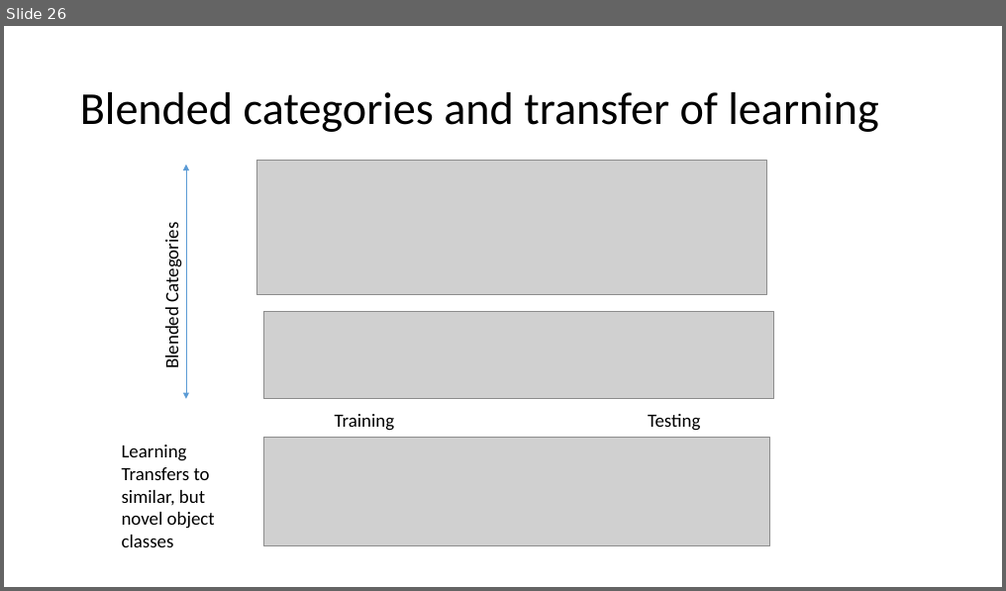
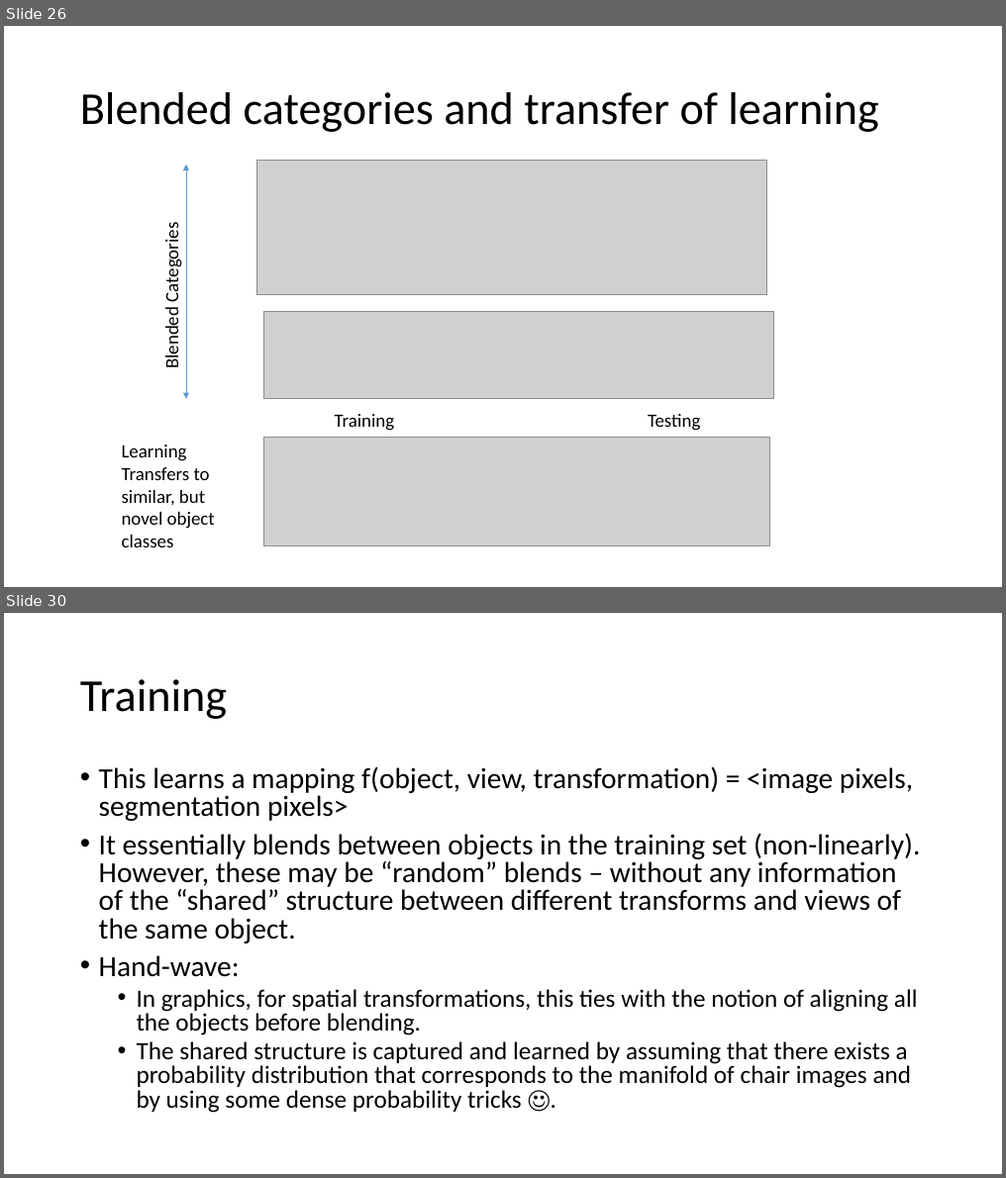
Before and after one commit to indivisibleatom/lectureNotes, a slide deck: sources/Guo_Mesh_Labeling.pptx. Shown one above the other, each under a label of ours: slide 26 before the commit, slides 26 and 30 after it; the slides between them are not shown. The pictures are 1006x591 and 1006x1178 pixels, drawn with LibreOffice and Linux fonts; fonts in the diff are those of the drawing; grey boxes stand for pictures. Boxes give left, top, right and bottom in pixels: in the first picture for what was removed or moved away, otherwise in the second. Text is boxed around its words. In the diff, an @@ line names an element or a change of style, - is before the commit and + after.

```diff
--- a/sources/Guo_Mesh_Labeling.pptx
+++ b/sources/Guo_Mesh_Labeling.pptx
@@ slide 30 added at box(4, 613, 1002, 1174), background #FFFFFF @@
@@ title added at box(80, 679, 227, 719), 44 pt, text #000000 @@
+Training
@@ text added at box(99, 766, 920, 1113), 28 pt, text #000000 @@
+• This learns a mapping f(object, view, transformation) = <image pixels, segmentation pixels>
+• It essentially blends between objects in the training set (non-linearly). However, these may be “random” blends – without any information of the “shared” structure between different transforms and views of the same object.
+• Hand-wave:
+  • In graphics, for spatial transformations, this ties with the notion of aligning all the objects before blending.
+  • The shared structure is captured and learned by assuming that there exists a probability distribution that corresponds to the manifold of chair images and by using some dense probability tricks ☺.
```
Also in this commit, not shown: 1 slide changed, 4 other slides added.
